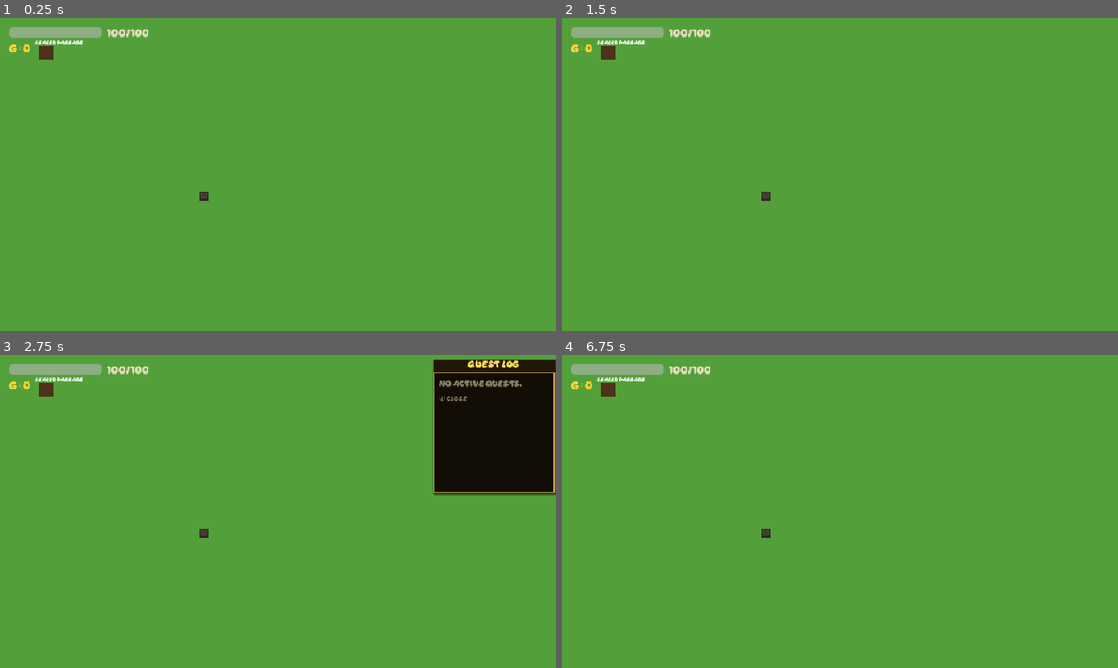
Above: before the commit, frames 1-4 (two rows, left to right).
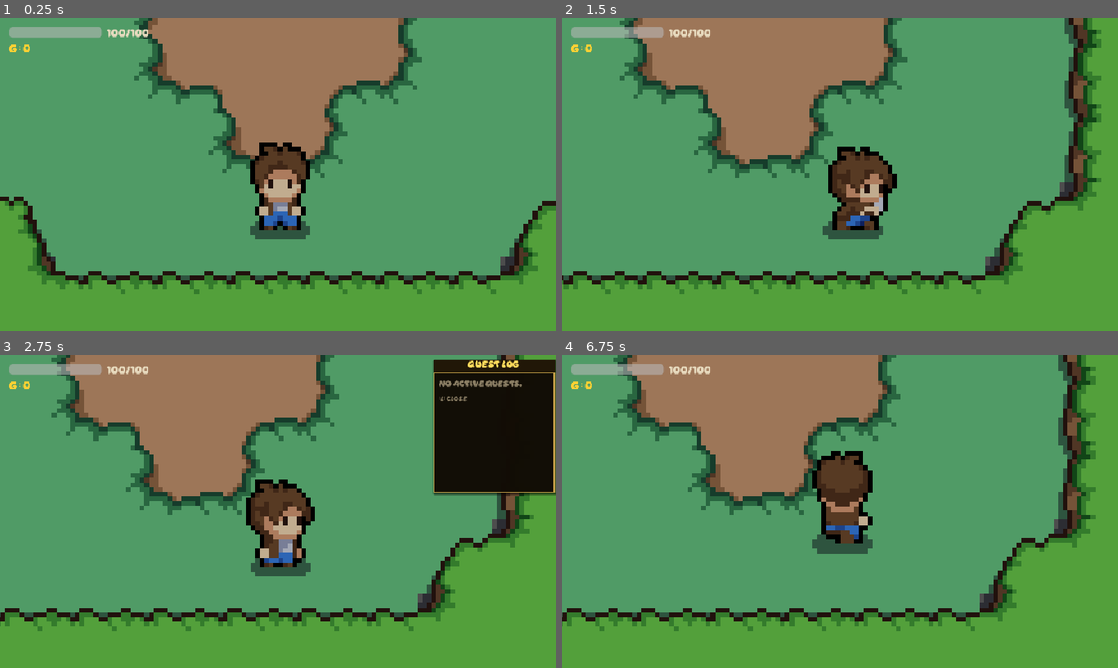
Above: after the commit, the same moments.

Repository: Puget-Sound-Skills-Center/godot-tenten-project
Game: Godot game, scene res://scenes/cliff_side.tscn
Same seed, same stepped clock (60 frames per second), same inputs: the game is played once before the commit and once after it. This scene is started directly instead of the project's main scene.
Inputs (mouse positions are in pixels of both pictures, inside the frame that each line leads up to):
- Up to frame 1 (0.25 s): no input
- Up to frame 2 (1.5 s): tap Enter at 0.5 s; move the mouse to (962, 158) at 0.52 s; hold D (move_right) 0.53-1.25 s; hold E (interact) 0.53-1.25 s; click (962, 158) at 0.67 s; drag from (728, 190) to (767, 249) at 1.27 s
- Up to frame 3 (2.75 s): move the mouse to (333, 442) at 2.02 s; hold D (move_right) from 2.03 s (still down); hold L (quest_log) from 2.03 s (still down)
- Up to frame 4 (6.75 s): release D (move_right) at 2.75 s; release L (quest_log) at 2.75 s; tap Space at 2.75, 4.25, 5.75 s; drag from (812, 574) to (673, 464) at 2.77 s; tap Enter at 3.5, 5 s; move the mouse to (1006, 558) at 3.52 s; hold A (move_left) 3.53-4.25 s; click (1006, 558) at 3.6 s; drag from (673, 464) to (756, 433) at 4.27 s; move the mouse to (867, 511) at 5.02 s; hold S (move_down) 5.03-5.75 s; hold E (interact) 5.03-5.75 s; click (867, 511) at 5.17 s; drag from (756, 433) to (767, 586) at 5.77 s; move the mouse to (962, 495) at 6.52 s; hold W (move_up) from 6.53 s (still down); hold L (quest_log) from 6.53 s (still down)

The runs differ from the first frame. In frame 1, 82% of the frame differs, in the area x 0-100%, y 0-89%; in frame 2, 78%; in frame 3, 70%; in frame 4, 77%.

Commit message:
feat(ui-scale): add cliffside camera with zoom 2x + tilemap-bounds limits
cliff_side.tscn had no Camera2D, so the player (spawned at 1408,1441) was effectively unframed. _setup_camera() now creates a Camera2D under the player at runtime matching world/dungeon: zoom 2x, position + limit smoothing, and limits clamped to the Ground TileMapLayer used-rect. reset_smoothing() avoids an initial glide. Verified live: player framed, map fills viewport, no gray.

Co-Authored-By: Claude Opus 4.8 <noreply@anthropic.com>

Diff:
--- a/script/cliff_side.gd
+++ b/script/cliff_side.gd
@@ -13,6 +13,32 @@
 		p.position.y = global.player_exit_dungeon_posy
 		global.came_from_dungeon = false
 	_build_secret_door()
+	_setup_camera()
+
+func _setup_camera() -> void:
+	var cam := Camera2D.new()
+	cam.zoom = Vector2(2, 2)
+	cam.position_smoothing_enabled = true
+	cam.limit_smoothed = true
+	$player.add_child(cam)
+	_apply_map_limits(cam, $TileMap/Ground)
+	cam.reset_smoothing()
+
+# Clamp the camera to the tilemap's world-space bounds so no off-map area shows.
+func _apply_map_limits(cam: Camera2D, layer: TileMapLayer) -> void:
+	if layer == null or layer.tile_set == null:
+		return
+	var used := layer.get_used_rect()
+	if used.size == Vector2i.ZERO:
+		return
+	var ts := layer.tile_set.tile_size
+	var xform := layer.get_global_transform()
+	var p0: Vector2 = xform * (Vector2(used.position) * Vector2(ts))
+	var p1: Vector2 = xform * (Vector2(used.position + used.size) * Vector2(ts))
+	cam.limit_left = int(min(p0.x, p1.x))
+	cam.limit_top = int(min(p0.y, p1.y))
+	cam.limit_right = int(max(p0.x, p1.x))
+	cam.limit_bottom = int(max(p0.y, p1.y))
 
 func _spawn_dungeon_npc():
 	var npc = load("res://script/dungeon_npc.gd").new()
